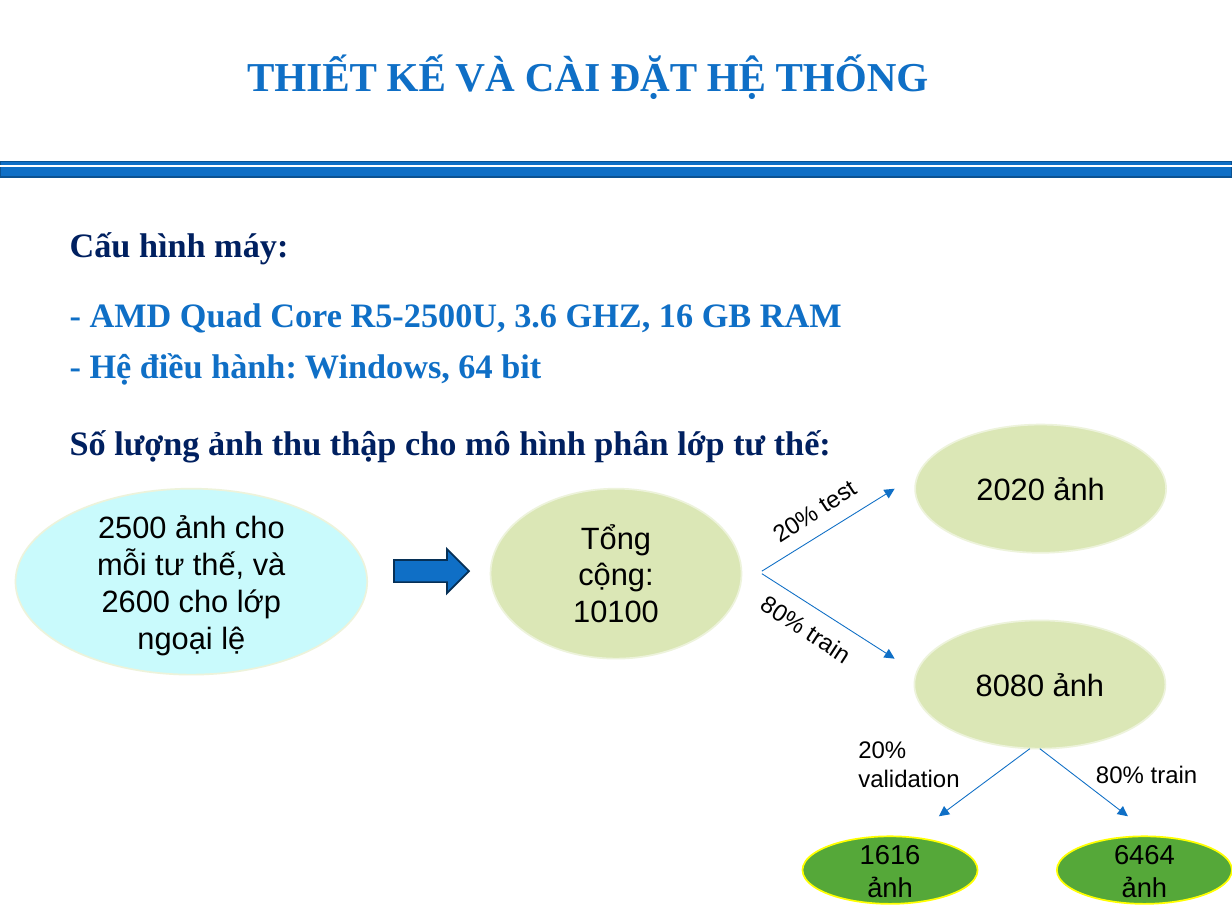
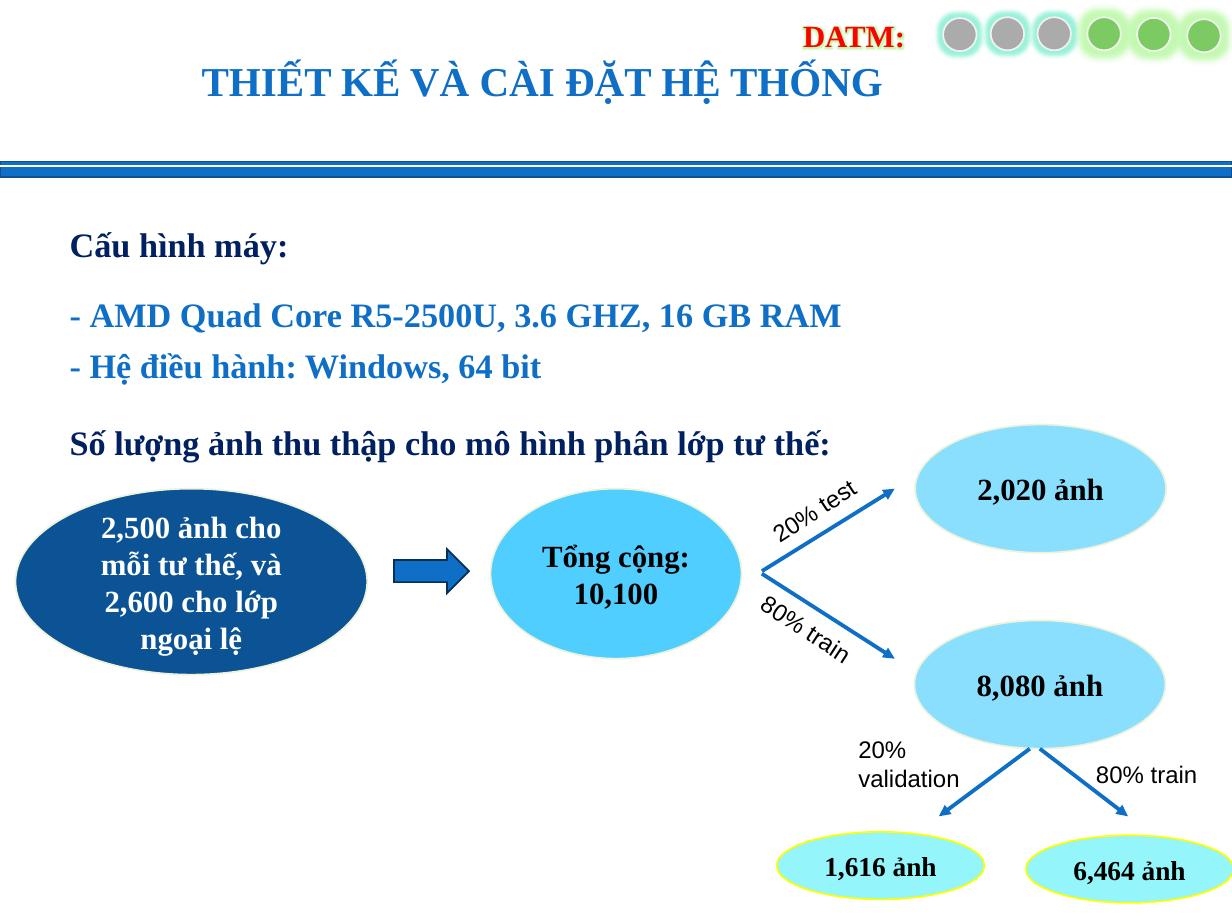
Before and after one commit to tmdat17/DATM_Predict_Person_Sleep_App, a slide deck: slide 14 of DATM.pptx (slide 13 before the commit). Drawn at 1232x924 pixels with LibreOffice and Linux fonts; fonts in the diff are those of the drawing; background and template pictures are left out. Boxes give left, top, right and bottom in pixels: in the first picture for what was removed or moved away, otherwise in the second. Text is boxed around its words. In the diff, an @@ line names an element or a change of style, - is before the commit and + after.

```diff
--- a/DATM.pptx
+++ b/DATM.pptx
@@ text "THIẾT KẾ VÀ CÀI ĐẶT ...": place and size @@
-text "THIẾT KẾ VÀ CÀI ĐẶT ..." at <box>247,58,929,98</box>
+text "THIẾT KẾ VÀ CÀI ĐẶT ..." at <box>202,64,883,104</box>
@@ group added at <box>803,17,1221,53</box>: 6 ellipses, 1 text @@
+DATM:
@@ ellipse "2,020 ảnh" at <box>915,425,1167,553</box>: fill #DBE7B6 to #8ADFFF @@
@@ text in ellipse at <box>977,478,1104,505</box>: text changed; font Arial to Times New Roman; bold on @@
-2020 ảnh
+2,020 ảnh
@@ ellipse "2,500 ảnh cho mỗi tư ..." at <box>16,489,367,675</box>: fill #C9FAFC to #0B5394 @@
@@ ellipse "Tổng cộng: 10,100" at <box>490,489,742,659</box>: fill #DBE7B6 to #4FCEFF @@
@@ arrow (761, 572) - (894, 489): stroke #0F6FC6 0.5 pt to #0F6FC6 2.25 pt @@
@@ text in ellipse at <box>101,516,282,655</box>: text changed; font Arial to Times New Roman; text colour #000000 to #FFFFFF; bold on @@
-2500 ảnh cho mỗi tư thế, và 2600 cho lớp ngoại lệ
+2,500 ảnh cho mỗi tư thế, và 2,600 cho lớp ngoại lệ
@@ text in ellipse at <box>542,544,690,609</box>: text changed; font Arial to Times New Roman; bold on @@
-Tổng cộng: 10100
+Tổng cộng: 10,100
@@ arrow (761, 574) - (894, 659): stroke #0F6FC6 0.5 pt to #0F6FC6 2.25 pt @@
@@ ellipse "8,080 ảnh" at <box>914,621,1165,749</box>: fill #DBE7B6 to #8ADFFF @@
@@ text in ellipse at <box>977,674,1103,701</box>: text changed; font Arial to Times New Roman; bold on @@
-8080 ảnh
+8,080 ảnh
@@ arrow (1030, 749) - (939, 817): stroke #0F6FC6 0.5 pt to #0F6FC6 2.25 pt @@
@@ arrow (1040, 749) - (1129, 817): stroke #0F6FC6 0.5 pt to #0F6FC6 2.25 pt @@
@@ ellipse "1,616 ảnh": place and size @@
-ellipse "1,616 ảnh" at <box>802,837,977,904</box>
+ellipse "1,616 ảnh" at <box>777,832,986,899</box>
@@ ellipse "1,616 ảnh" at <box>777,832,986,899</box>: fill #55A839 to #94F5FA @@
@@ ellipse "6,464 ảnh" at <box>1026,835,1232,903</box>: fill #55A839 to #94F5FA @@
@@ ellipse "6,464 ảnh": place and size @@
-ellipse "6,464 ảnh" at <box>1057,837,1232,904</box>
+ellipse "6,464 ảnh" at <box>1026,835,1232,903</box>
@@ text in ellipse at <box>824,857,937,880</box>: text changed; font Arial to Times New Roman; bold on @@
-1616 ảnh
+1,616 ảnh
@@ text in ellipse at <box>1073,861,1186,884</box>: text changed; font Arial to Times New Roman; bold on @@
-6464 ảnh
+6,464 ảnh
@@ page number at <box>1112,873,1135,881</box>: text changed @@
-13
+14
```
Also in this commit, not shown: 24 other slides changed, 3 slides added, 1 other file.
